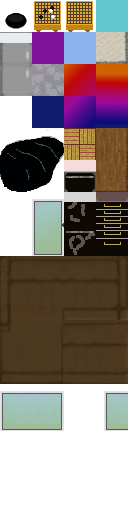
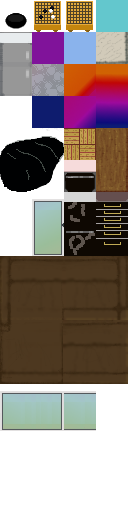
Comparing the layer stacks of the two (128, 512) images. Changes:
removed layer "Pasted Layer" over (104, 391, 128, 431)
added layer "Pasted Layer copy" above "GoBan empty" over (64, 64, 96, 96)
painted on "GoBan empty" over (64, 96, 96, 431)
